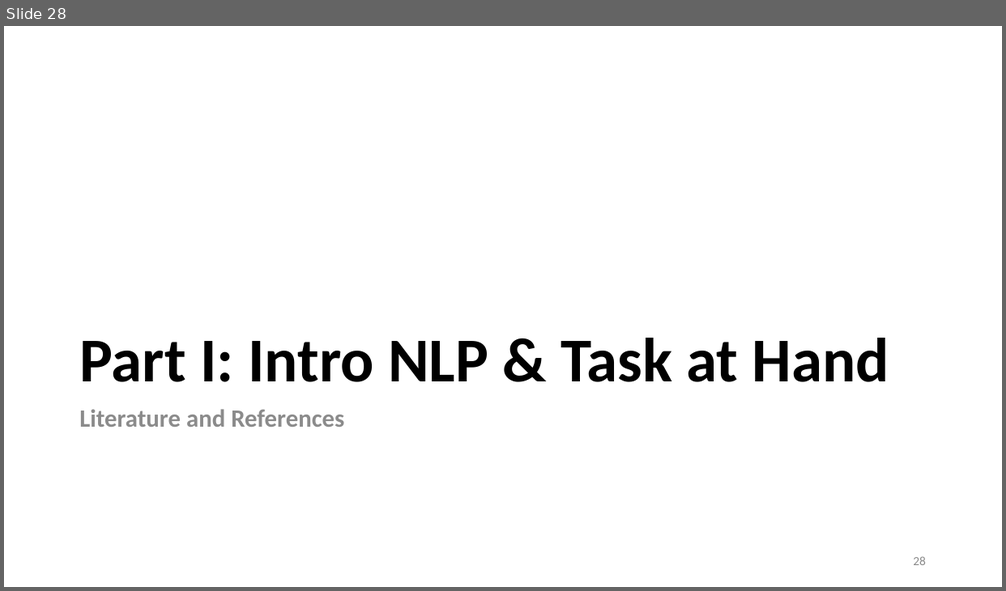
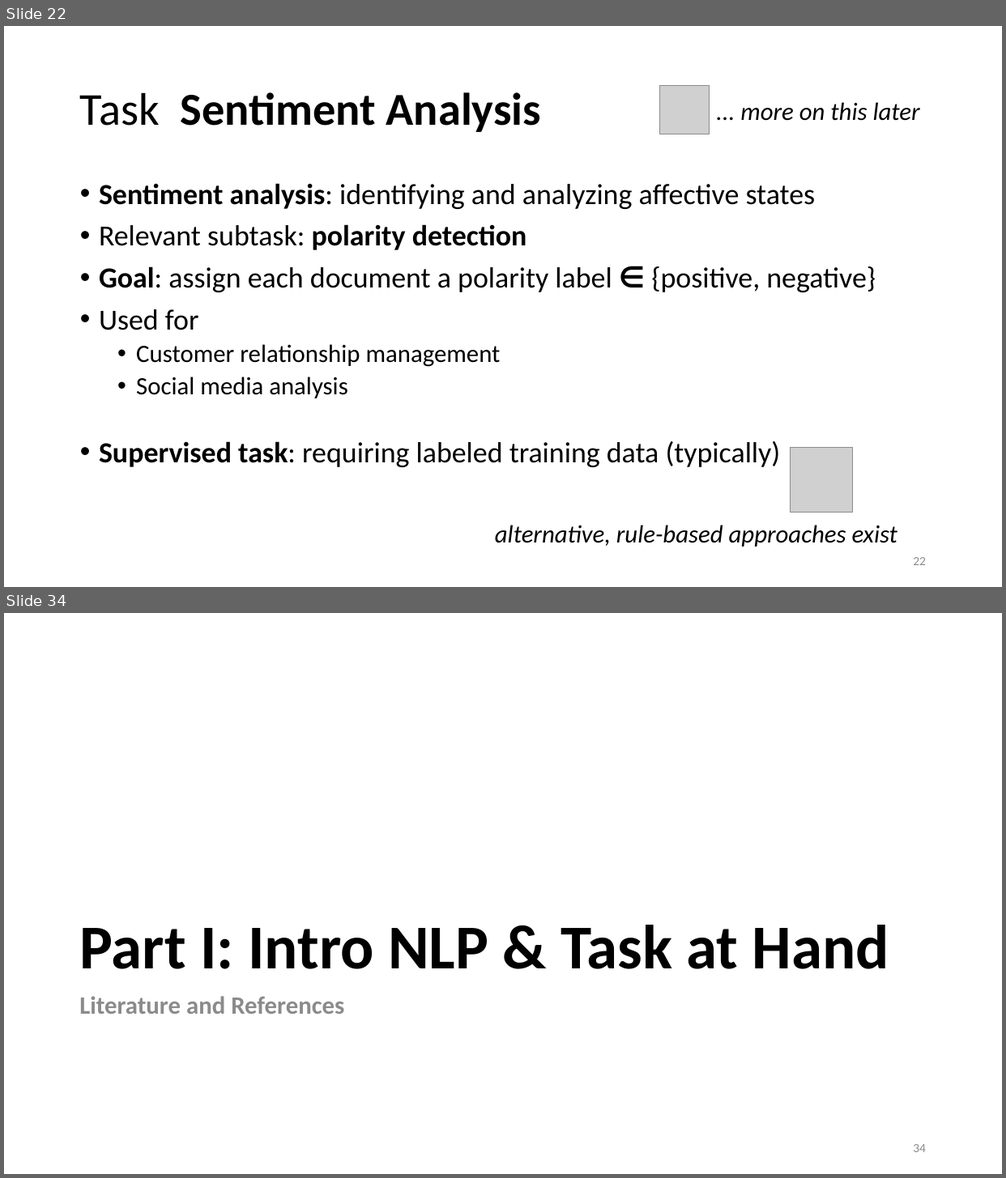
Before and after one commit to lisa-wm/consulting, a slide deck: 5_seminar/Contents_Part_01/Präsentation_Teil1.pptx. Shown one above the other, each under a label of ours: slide 28 before the commit, slides 22 and 34 after it; the slides between them are not shown. The pictures are 1006x591 and 1006x1178 pixels, drawn with LibreOffice and Linux fonts; fonts in the diff are those of the drawing; grey boxes stand for pictures. Boxes give left, top, right and bottom in pixels: in the first picture for what was removed or moved away, otherwise in the second. Text is boxed around its words. In the diff, an @@ line names an element or a change of style, - is before the commit and + after.

```diff
--- a/5_seminar/Contents_Part_01/Präsentation_Teil1.pptx
+++ b/5_seminar/Contents_Part_01/Präsentation_Teil1.pptx
@@ slide 22 added at bbox=[4, 26, 1002, 587], background #FFFFFF @@
@@ title added at bbox=[80, 92, 541, 132], 44 pt, text #000000, bold @@
+Task Sentiment Analysis
@@ picture added at bbox=[660, 86, 709, 135] @@
@@ speech box added at bbox=[710, 92, 934, 129], 24 pt, text #000000, italic @@
+... more on this later
@@ text added at bbox=[99, 183, 876, 467], 28 pt, text #000000 @@
+• Sentiment analysis: identifying and analyzing affective states
+• Relevant subtask: polarity detection
+• Goal: assign each document a polarity label ∈ {positive, negative}
+• Used for
+  • Customer relationship management
+  • Social media analysis
+• Supervised task: requiring labeled training data (typically)
@@ picture added at bbox=[790, 446, 852, 512] @@
@@ speech box added at bbox=[488, 515, 934, 552], 24 pt, text #000000, italic @@
+alternative, rule-based approaches exist
@@ page number added at bbox=[913, 557, 926, 565], 12 pt, text #8C8C8C @@
+22
@@ what was slide 28 is now slide 34 @@
@@ page number at bbox=[913, 1144, 926, 1152]: text changed @@
-28
+34
```
Also in this commit, not shown: 15 slides changed, 7 other slides added, 2 slides removed, 4 other files.
